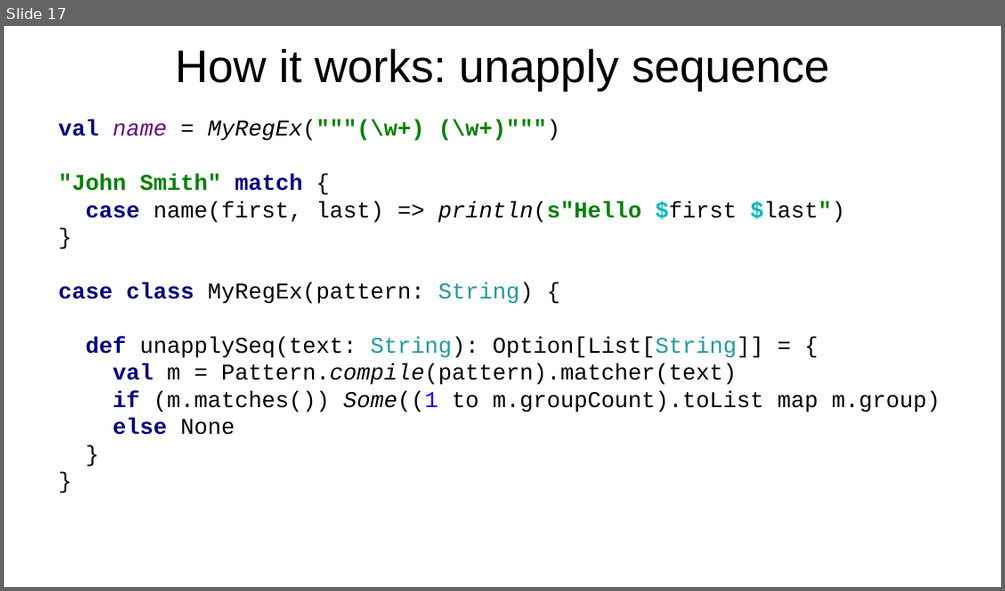
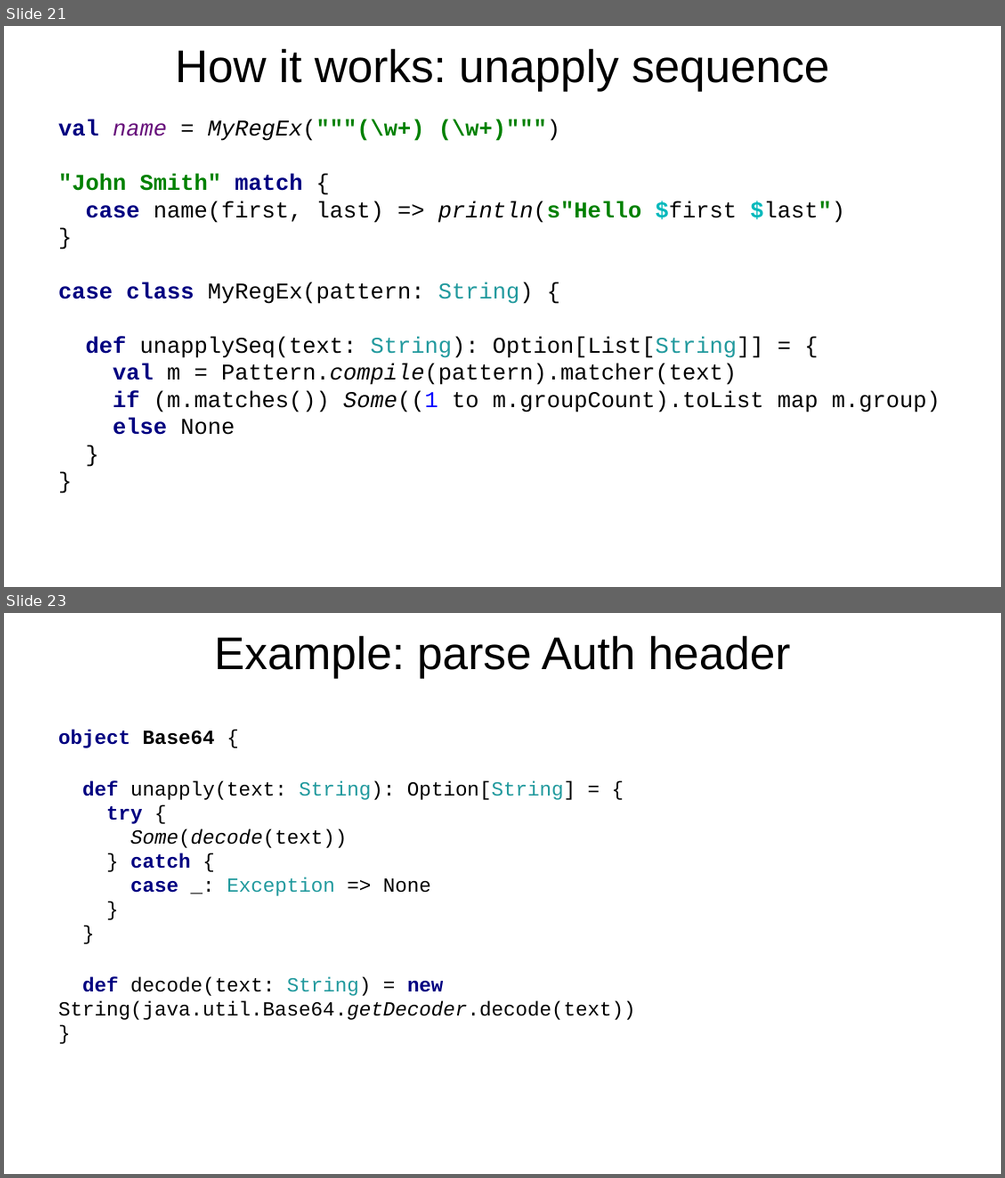
Before and after one commit to volodymyr-korolyov/meetup-scala-pattern-matching, a slide deck: Scala pattern matching.pptx. Shown one above the other, each under a label of ours: slide 17 before the commit, slides 21 and 23 after it; the slides between them are not shown. The pictures are 1005x591 and 1005x1178 pixels, drawn with LibreOffice and Linux fonts; fonts in the diff are those of the drawing; background and template pictures are left out. Boxes give left, top, right and bottom in pixels: in the first picture for what was removed or moved away, otherwise in the second. Text is boxed around its words. In the diff, an @@ line names an element or a change of style, - is before the commit and + after.

Commit message:
Custom extractor example

```diff
--- a/Scala pattern matching.pptx
+++ b/Scala pattern matching.pptx
@@ slide 23 added at [4, 613, 1001, 1174], background picture (left out) @@
@@ text added at [214, 635, 791, 678], 36.4 pt, text #000000 @@
+Example: parse Auth header
@@ text added at [58, 730, 636, 1020], 16 pt, text #000000 @@
+object Base64 {
+def unapply(text: String): Option[String] = {
+try {
+Some(decode(text))
+} catch {
+case _: Exception => None
+}
+}
+def decode(text: String) = new String(java.util.Base64.getDecoder.decode(text))
+}
@@ what was slide 17 is now slide 21 @@
```
Also in this commit, not shown: 4 other slides added, 2 slides removed, 3 other files.
